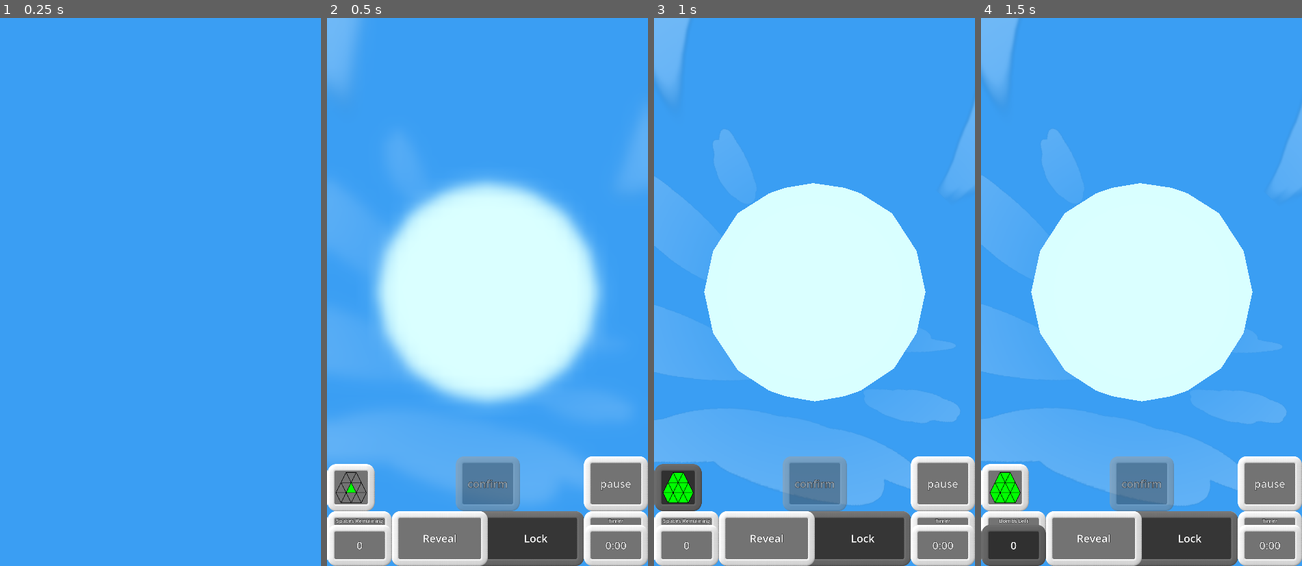
Above: before the commit, frames 1-4 (left to right).
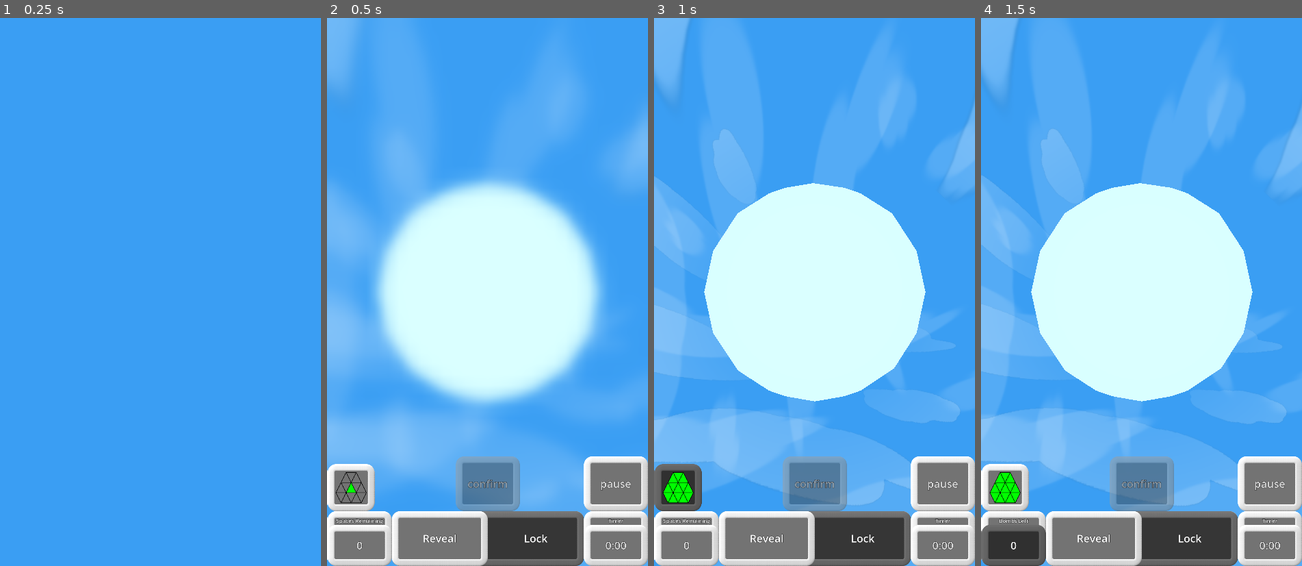
Above: after the commit, the same moments.

Repository: WalynC/sphereSweeperGodot
Game: Godot game, scene res://mainScenes/game.tscn
The game is run twice, just before and just after one commit, with the same random seed, the same clock (stepped at 60 frames per second) and the same inputs. Sound files missing from this copy of the repository are replaced by a short silence.
Inputs (mouse positions are in pixels of both pictures, inside the frame that each line leads up to):
- Up to frame 1 (0.25 s): no input
- Up to frame 2 (0.5 s): no input
- Up to frame 3 (1 s): click (676, 489) at 0.5 s
- Up to frame 4 (1.5 s): click "0" at 1.25 s

Frame 1 is identical in both runs. In frame 2, 8.4% of the frame differs, in the area x 0-100%, y 1-100%; in frame 3, 14%, in the area x 0-100%, y 0-100%; in frame 4, 14%.

Commit message:
Makes the 2 non-visible cloud objects visible in CloudManager

Diff:
--- a/visualThemes/dayVisualTheme/CloudManager.tscn
+++ b/visualThemes/dayVisualTheme/CloudManager.tscn
@@ -24,12 +24,10 @@
 
 [node name="MeshInstance3D2" type="MeshInstance3D" parent="."]
 transform = Transform3D(6, 0, 0, 0, 6, 0, 0, 0, 6, 0, 0, 0)
-visible = false
 material_override = SubResource("StandardMaterial3D_c12y4")
 mesh = SubResource("SphereMesh_jnuc5")
 
 [node name="MeshInstance3D3" type="MeshInstance3D" parent="."]
 transform = Transform3D(7, 0, 0, 0, 7, 0, 0, 0, 7, 0, 0, 0)
-visible = false
 material_override = SubResource("StandardMaterial3D_c12y4")
 mesh = SubResource("SphereMesh_jnuc5")
